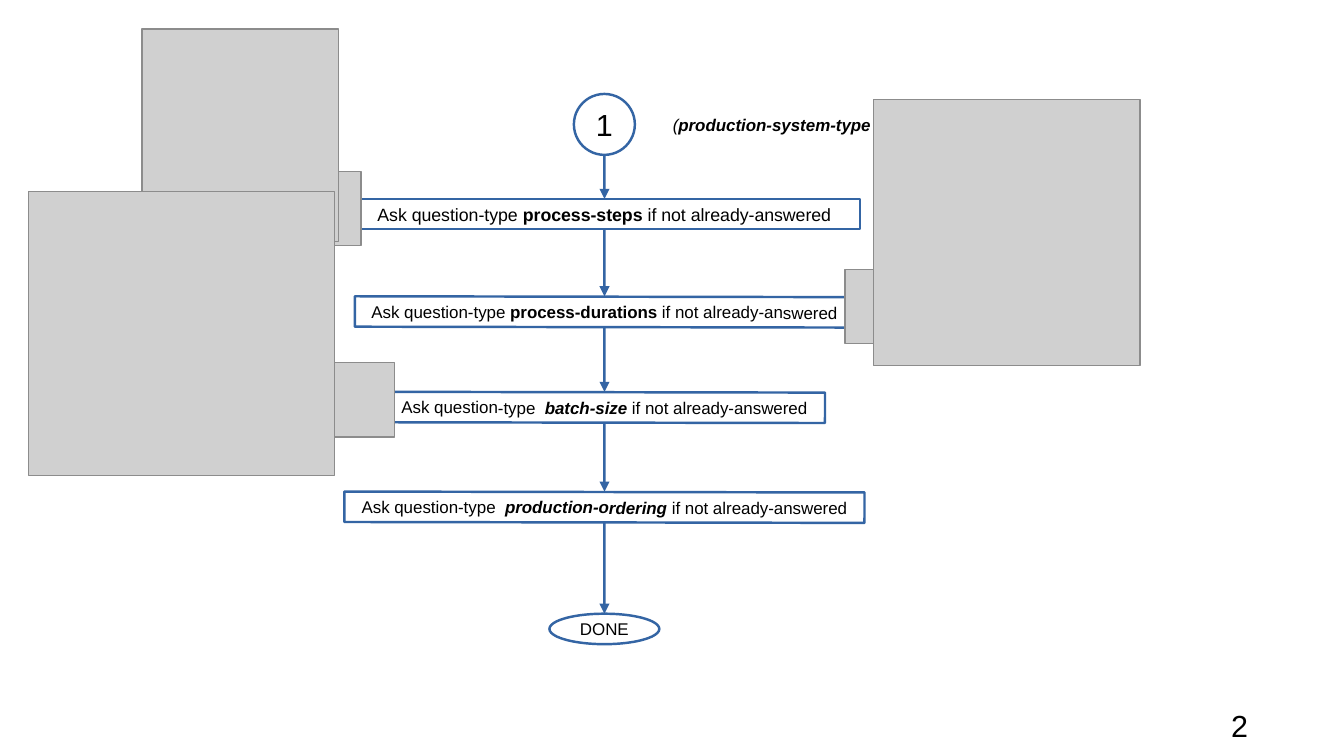
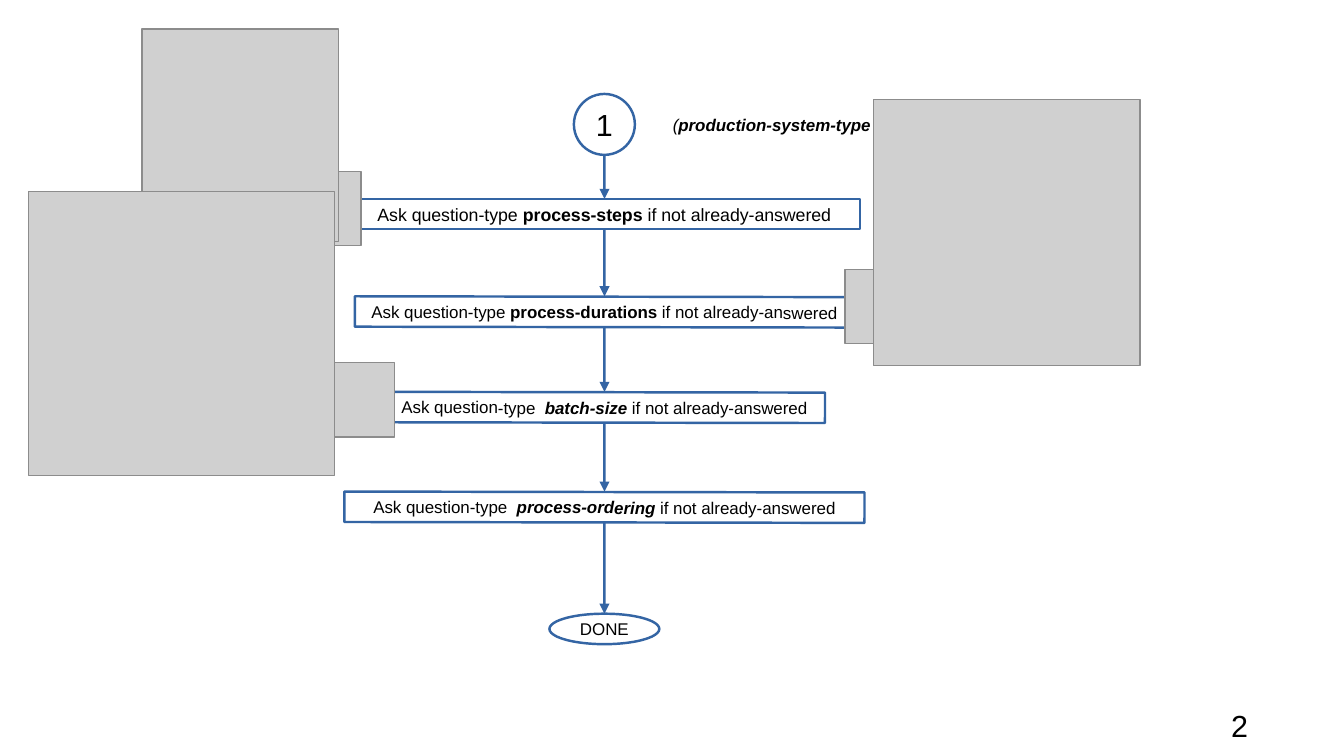
Before and after one commit to pdenno/schedulingTBD, a slide deck: slide 2 of data/instructions/interviewers/process-interview-flowchart.odp. Drawn at 1344x756 pixels with LibreOffice and Linux fonts; fonts in the diff are those of the drawing; grey boxes stand for pictures. Boxes give left, top, right and bottom in pixels: in the first picture for what was removed or moved away, otherwise in the second. Text is boxed around its words. In the diff, an @@ line names an element or a change of style, - is before the commit and + after.

```diff
--- a/data/instructions/interviewers/process-interview-flowchart.odp
+++ b/data/instructions/interviewers/process-interview-flowchart.odp
@@ text in rectangle at (373,500,835,518): text changed @@
-Ask question-type production-ordering if not already-answered
+Ask question-type process-ordering if not already-answered
```
Also in this commit, not shown: 1 other slide changed, 8 other files.
